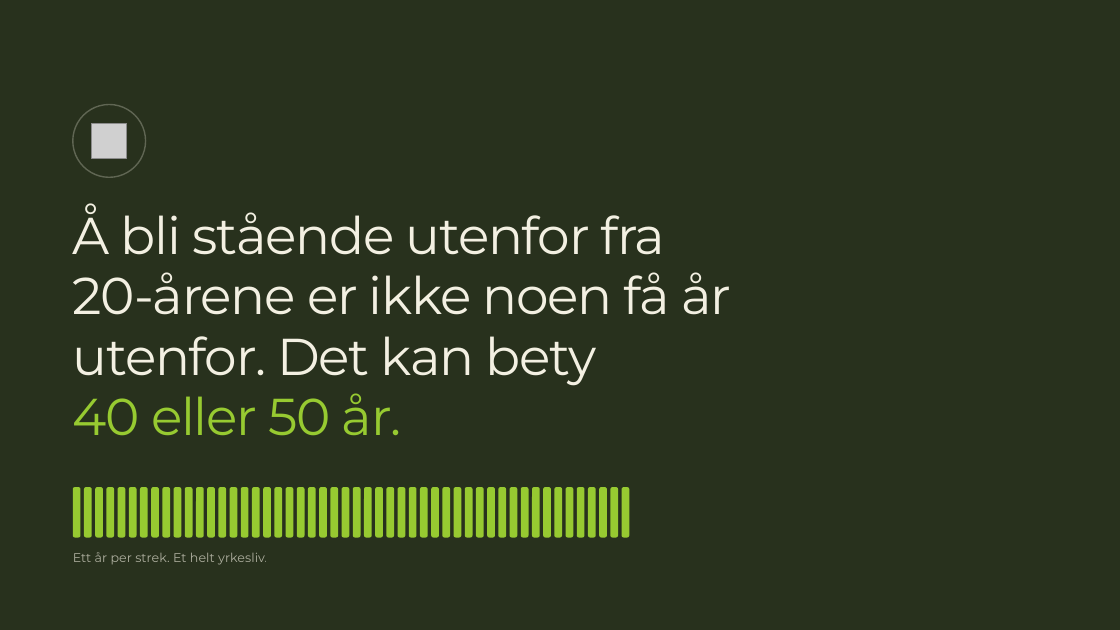
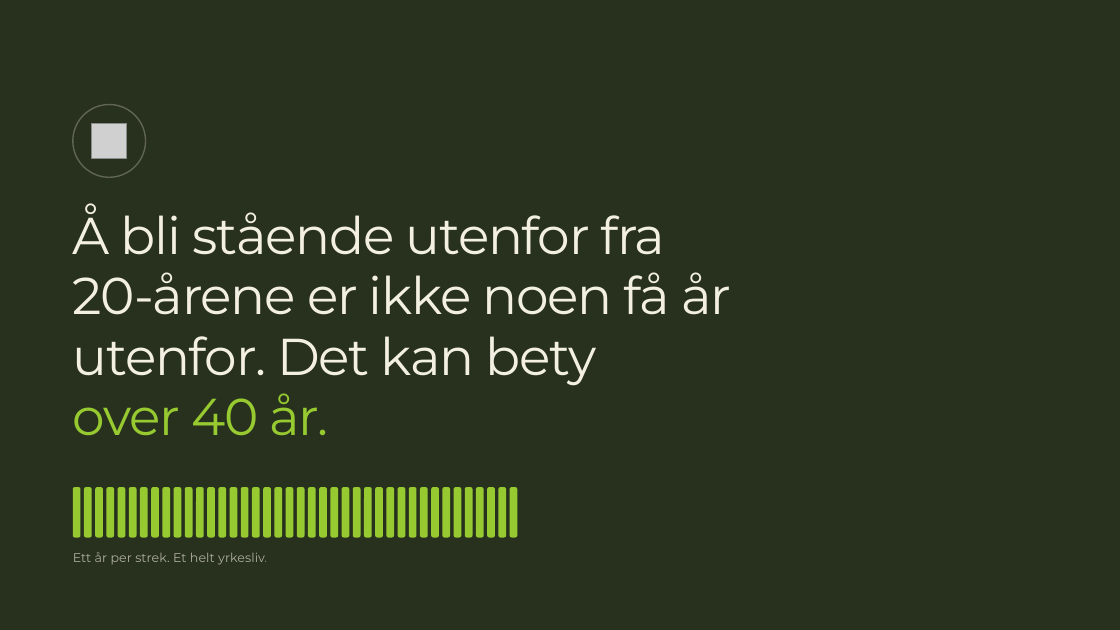
Before and after one commit to MarcusEvensen-Org/iarbeid-riketstilstand, a slide deck: slide 7 of Rikets tilstand 2026.pptx. Drawn at 1120x630 pixels with LibreOffice and Linux fonts; fonts in the diff are those of the drawing; grey boxes stand for pictures; background and template pictures are left out. Boxes give left, top, right and bottom in pixels: in the first picture for what was removed or moved away, otherwise in the second. Text is boxed around its words. In the diff, an @@ line names an element or a change of style, - is before the commit and + after.

```diff
--- a/Rikets tilstand 2026.pptx
+++ b/Rikets tilstand 2026.pptx
@@ text at <box>73,393,328,436</box>: text changed @@
-40 eller 50 år.
+over 40 år.
@@ rounded rectangle removed at <box>521,487,528,538</box> @@
@@ rounded rectangle removed at <box>532,487,539,538</box> @@
@@ rounded rectangle removed at <box>544,487,551,538</box> @@
@@ rounded rectangle removed at <box>555,487,562,538</box> @@
@@ rounded rectangle removed at <box>565,487,573,538</box> @@
@@ rounded rectangle removed at <box>577,487,585,538</box> @@
@@ rounded rectangle removed at <box>588,487,596,538</box> @@
@@ rounded rectangle removed at <box>599,487,607,538</box> @@
@@ rounded rectangle removed at <box>611,487,618,538</box> @@
@@ rounded rectangle removed at <box>622,487,629,538</box> @@
```
Also in this commit, not shown: 19 other slides changed, 6 slides added, 2 slides removed, 2 other files.
